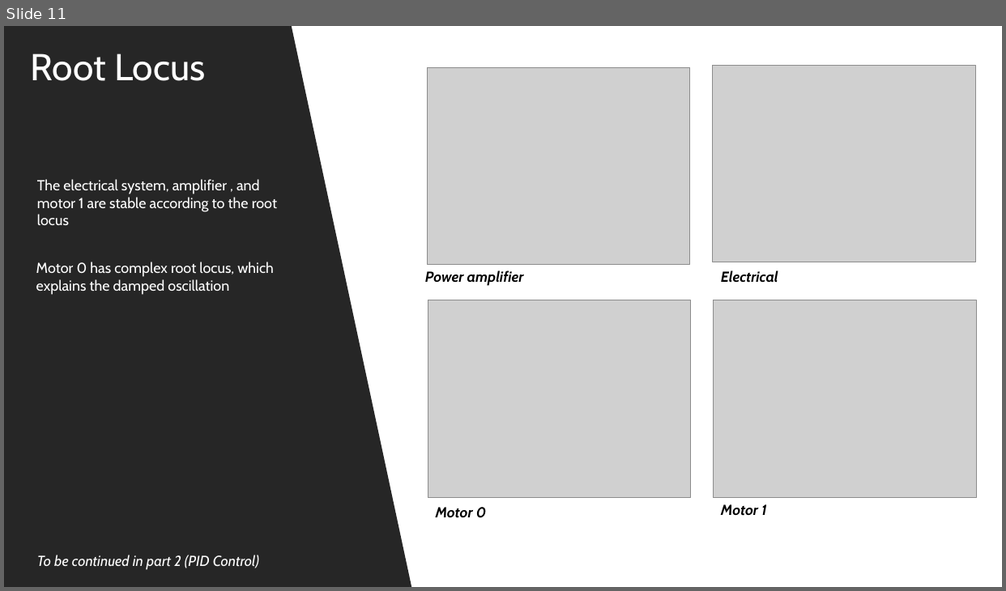
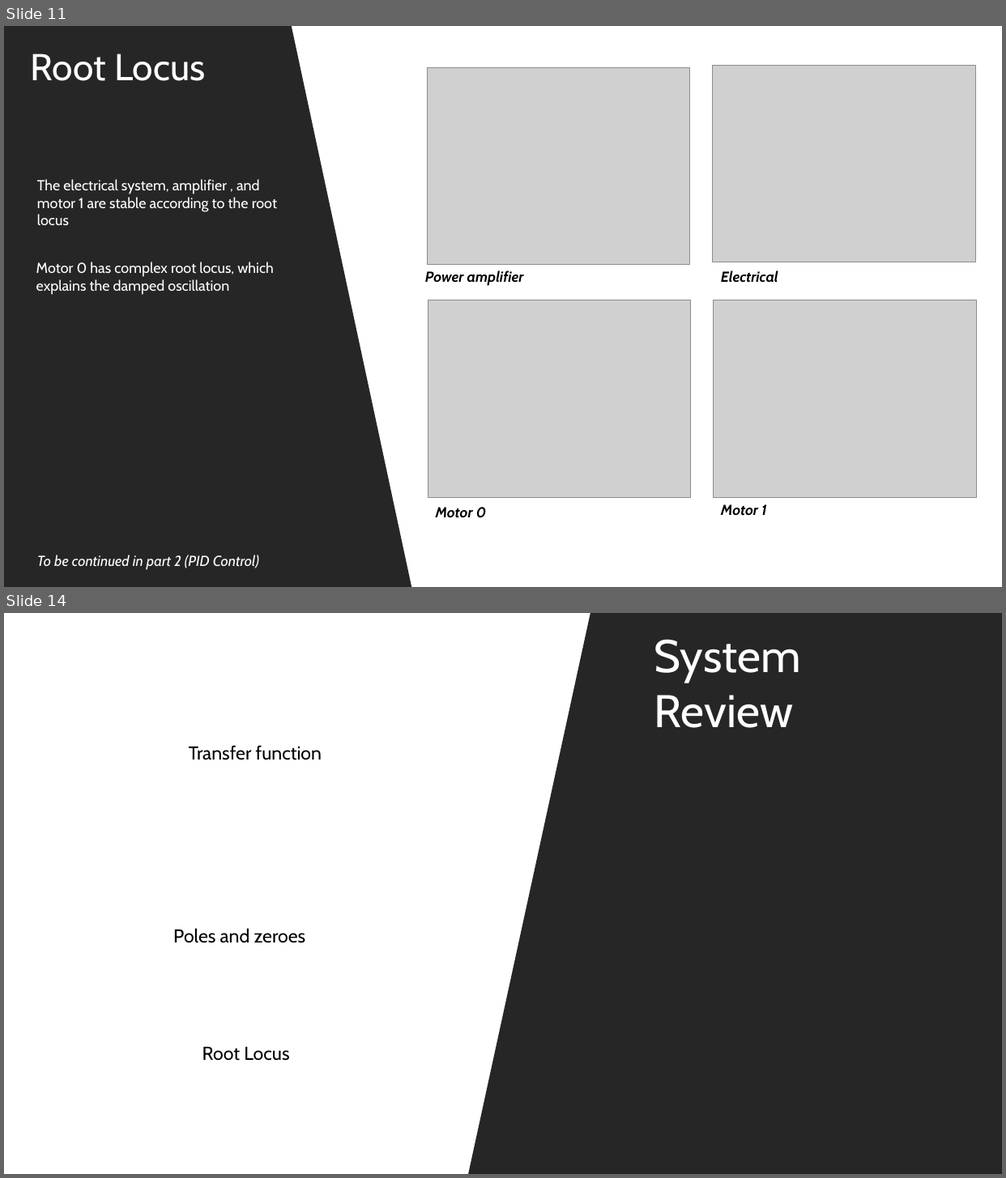
Before and after one commit to FSXAC/ELEC341, a slide deck: docs/report.pptx. Shown one above the other, each under a label of ours: slide 11 before the commit, slides 11 and 14 after it; the slides between them are not shown. The pictures are 1006x591 and 1006x1178 pixels, drawn with LibreOffice and Linux fonts; fonts in the diff are those of the drawing; grey boxes stand for pictures. Boxes give left, top, right and bottom in pixels: in the first picture for what was removed or moved away, otherwise in the second. Text is boxed around its words. In the diff, an @@ line names an element or a change of style, - is before the commit and + after.

```diff
--- a/docs/report.pptx
+++ b/docs/report.pptx
@@ slide 14 added at (4,613,1002,1174), background #FFFFFF @@
@@ rectangle added at (468,613,1002,1174), fill #262626 @@
@@ text added at (654,639,801,728), 44 pt, text #FFFFFF @@
+System Review
@@ text added at (189,745,322,760), 18 pt, text #000000 @@
+Transfer function
@@ text added at (173,928,306,943), 18 pt, text #000000 @@
+Poles and zeroes
@@ text added at (202,1047,289,1061), 18 pt, text #000000 @@
+Root Locus
```
Also in this commit, not shown: 2 slides changed, 5 other slides added, 2 other files.
